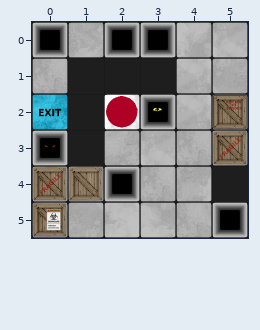
Two states of a Tiled map, Content/maps/zone1/OneFourTheRoad.tmx. Above, as it was before the edit.
Cells are 100x100 px. Shown: x 0..5, y 0..5.
After the commit:
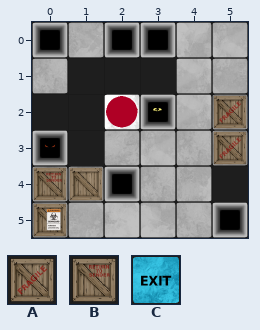
Key: from "sprite_sheet": A 11, B 16, C 17.
_ is an empty cell.
Objects are placed by their top-left corner, in cells (3,4 is the top-left corner of cell 3,4); size is 1x1 cell unless given.
From old to new:
Layer "One Four the Road":
y 2: x 0 C -> _
Layer "Entities":
changed: A "Box4" at 5,3 -> A "Box4" at 5,2
changed: A "Box3" at 0,4 -> A "Box3" at 5,3
changed: B "Box5" at 5,2 -> B "Box5" at 0,4
removed: B "Box4" at 5,2
removed: B "Box4" at 5,2
